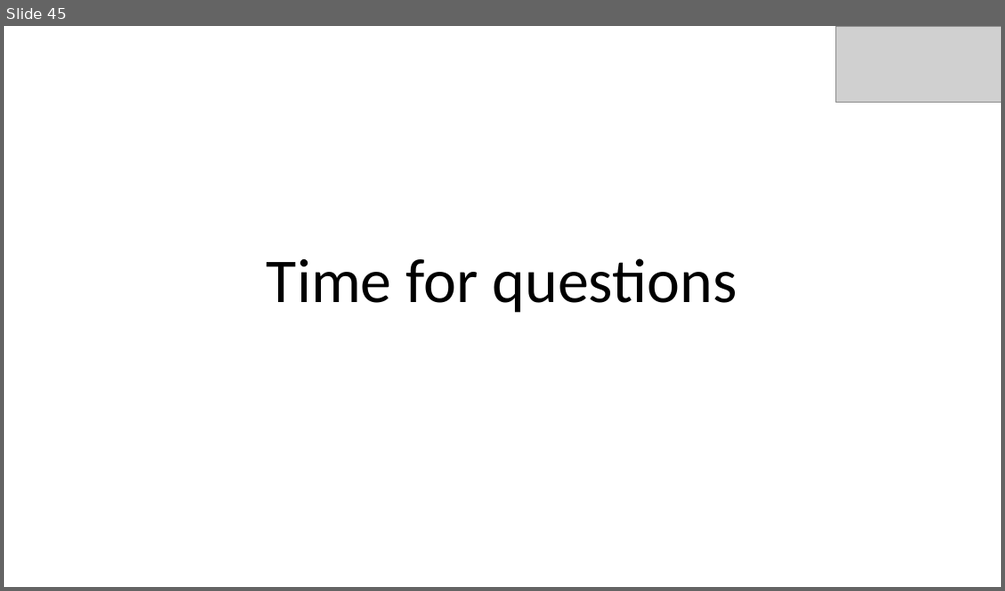
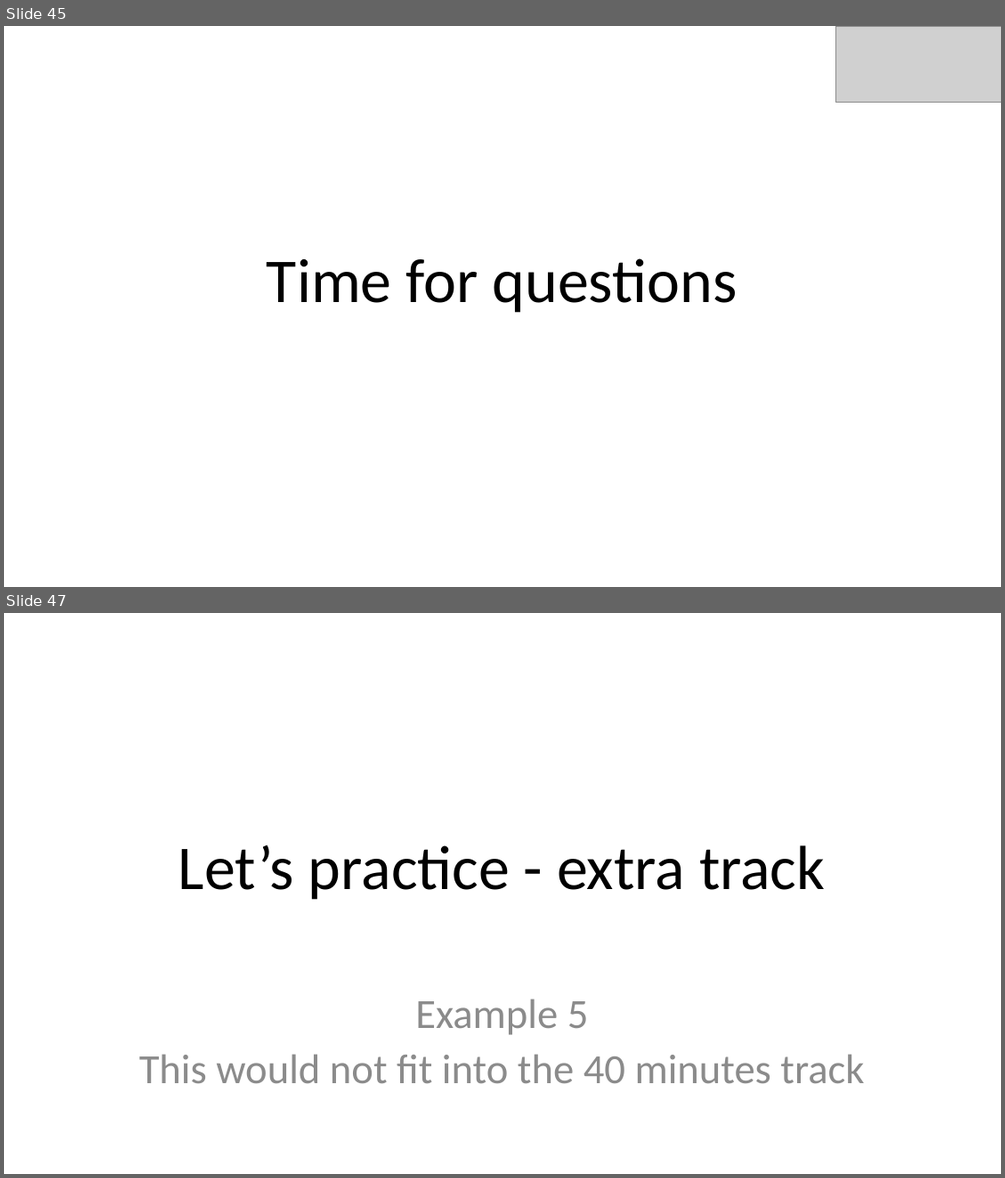
Before and after one commit to bluebird75/whoiam, a slide deck: PyParis_2018/Type Annotations PyParis 2018 - v4.pptx. Shown one above the other, each under a label of ours: slide 45 before the commit, slides 45 and 47 after it; the slides between them are not shown. The pictures are 1005x591 and 1005x1178 pixels, drawn with LibreOffice and Linux fonts; fonts in the diff are those of the drawing; grey boxes stand for pictures. Boxes give left, top, right and bottom in pixels: in the first picture for what was removed or moved away, otherwise in the second. Text is boxed around its words. In the diff, an @@ line names an element or a change of style, - is before the commit and + after.

Commit message:
Add resources page and an extra example
- videos and website about Type Annotations
- one extra example showing how to solve circular imports

```diff
--- a/PyParis_2018/Type Annotations PyParis 2018 - v4.pptx
+++ b/PyParis_2018/Type Annotations PyParis 2018 - v4.pptx
@@ slide 47 added at [4,613,1001,1174], background #FFFFFF @@
@@ title added at [178,844,825,900], 60 pt, text #000000 @@
+Let’s practice - extra track
@@ text added at [139,998,864,1083], 40 pt, text #8C8C8C @@
+Example 5
+This would not fit into the 40 minutes track
```
Also in this commit, not shown: 7 other slides added, 2 other files.
